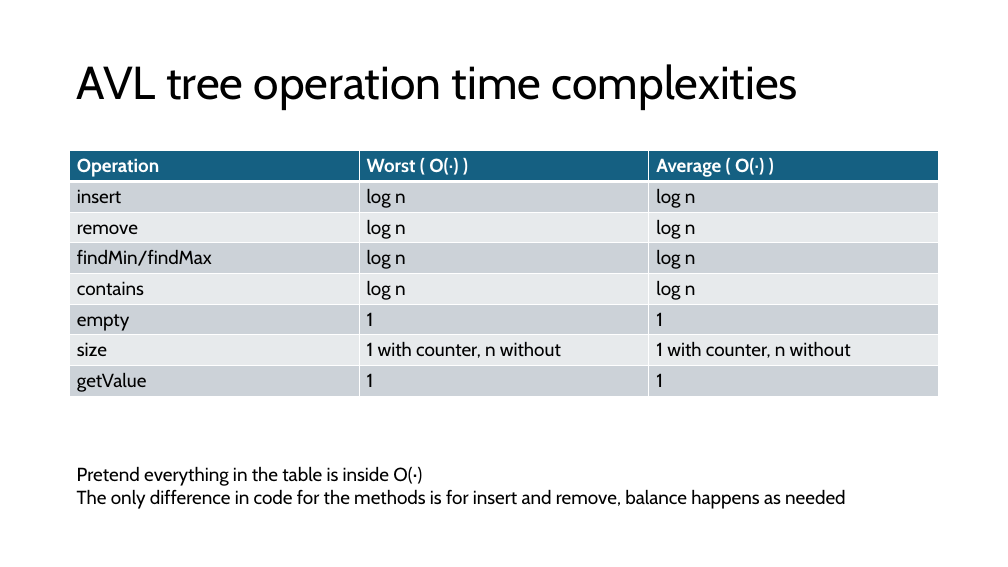
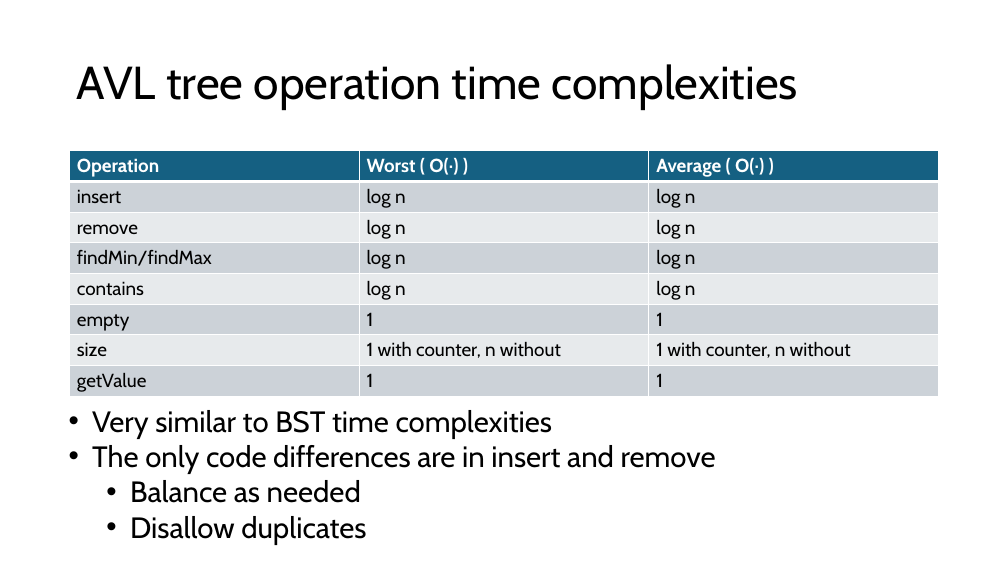
Before and after one commit to comp210ss2/comp210ss2.github.io, a slide deck: slide 30 of slides/L14_15.pptx (slide 29 before the commit). Drawn at 1008x567 pixels with LibreOffice and Linux fonts; fonts in the diff are those of the drawing. Boxes give left, top, right and bottom in pixels: in the first picture for what was removed or moved away, otherwise in the second. Text is boxed around its words. In the diff, an @@ line names an element or a change of style, - is before the commit and + after.

```diff
--- a/slides/L14_15.pptx
+++ b/slides/L14_15.pptx
@@ text at box(92, 410, 716, 545): text changed; size 18 to 28 pt @@
-Pretend everything in the table is inside O(·)
-The only difference in code for the methods is for insert and remove, balance happens as needed
+• Very similar to BST time complexities
+• The only code differences are in insert and remove
+  • Balance as needed
+  • Disallow duplicates
```
Also in this commit, not shown: 12 other slides changed, 9 slides added, 2 other files.
